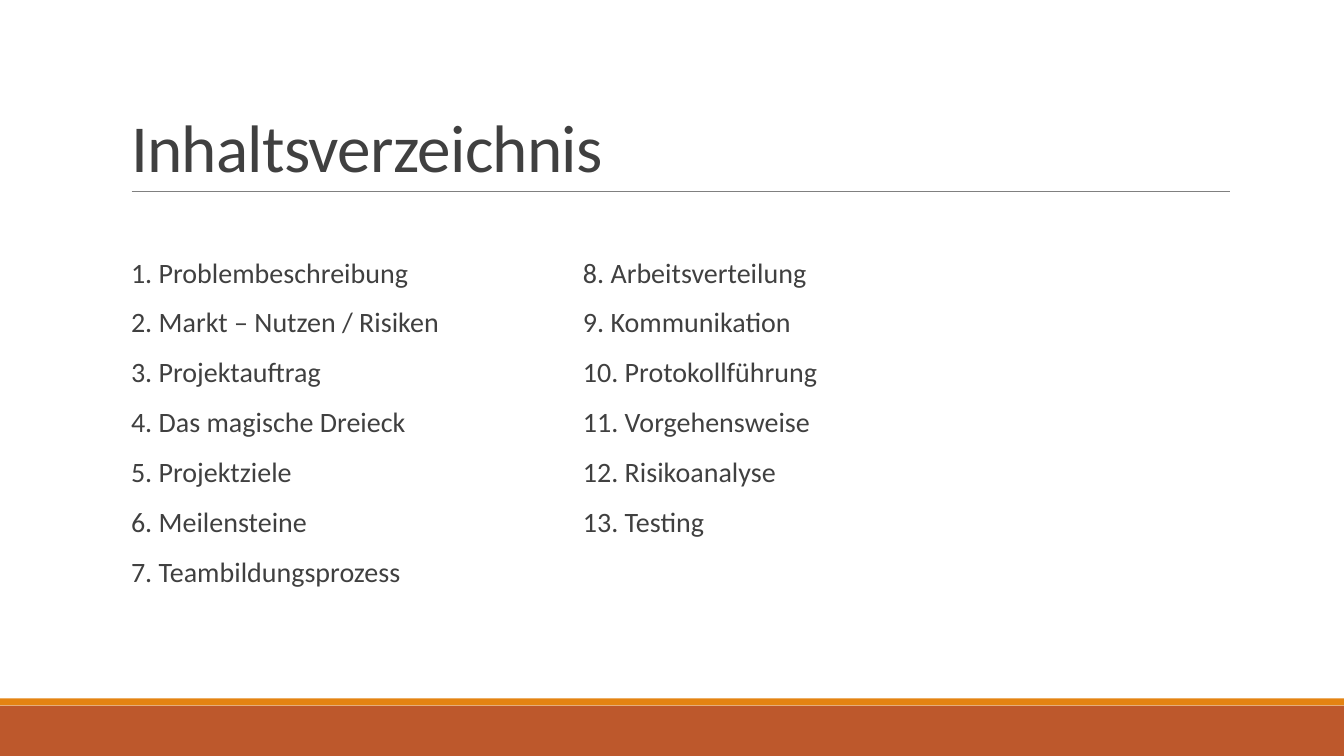
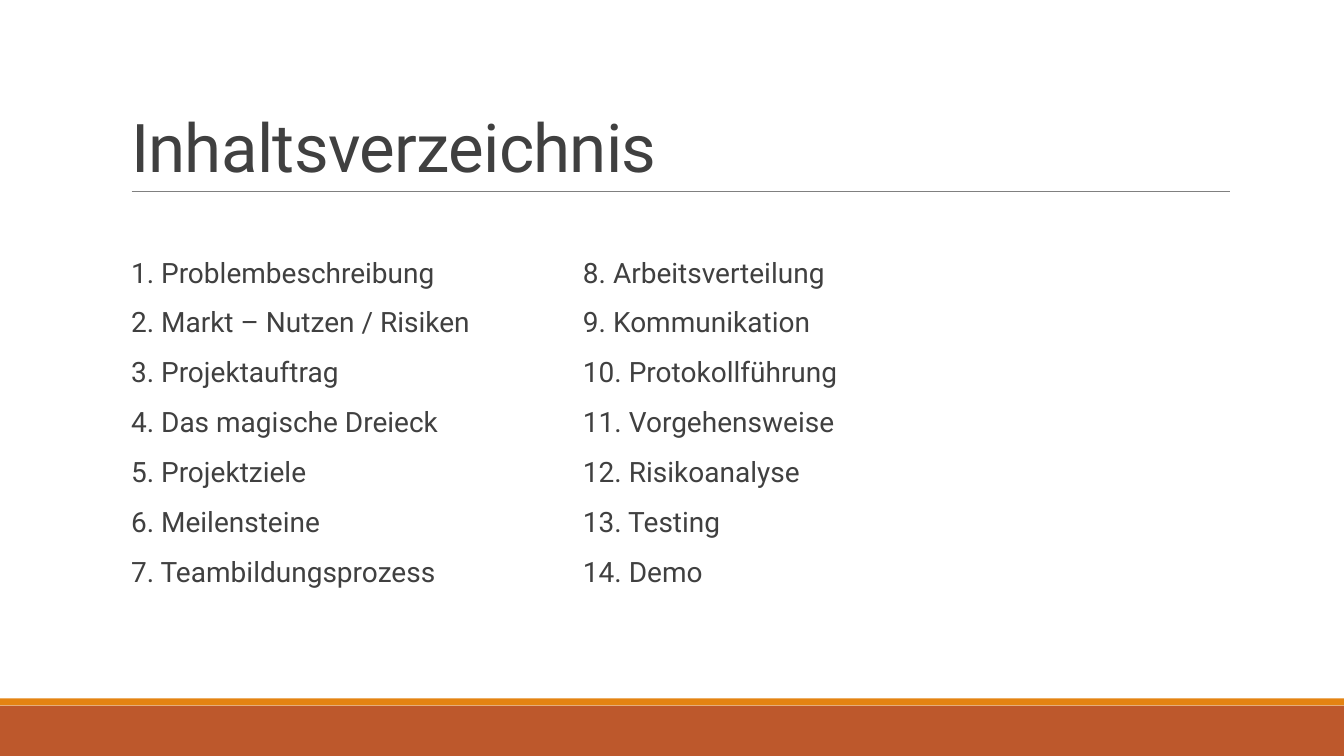
Before and after one commit to fabianbaechli/online_note_tool, a slide deck: slide 2 of Presentation/presentation_online_note_tool.pptx. Drawn at 1344x756 pixels with LibreOffice and Linux fonts; fonts in the diff are those of the drawing. Boxes give left, top, right and bottom in pixels: in the first picture for what was removed or moved away, otherwise in the second. Text is boxed around its words. In the diff, an @@ line names an element or a change of style, - is before the commit and + after.

```diff
--- a/Presentation/presentation_online_note_tool.pptx
+++ b/Presentation/presentation_online_note_tool.pptx
@@ title "Inhaltsverzeichnis" at box(131, 121, 656, 173): font Calibri to Roboto @@
@@ text "1. Problembeschreibung" at box(131, 262, 470, 588): font Calibri to Roboto @@
@@ text at box(583, 262, 837, 538): font Calibri to Roboto @@
@@ text at box(583, 562, 703, 583): paragraph added @@
+  14. Demo
```
Also in this commit, not shown: 14 other slides changed, 1 slide added.
